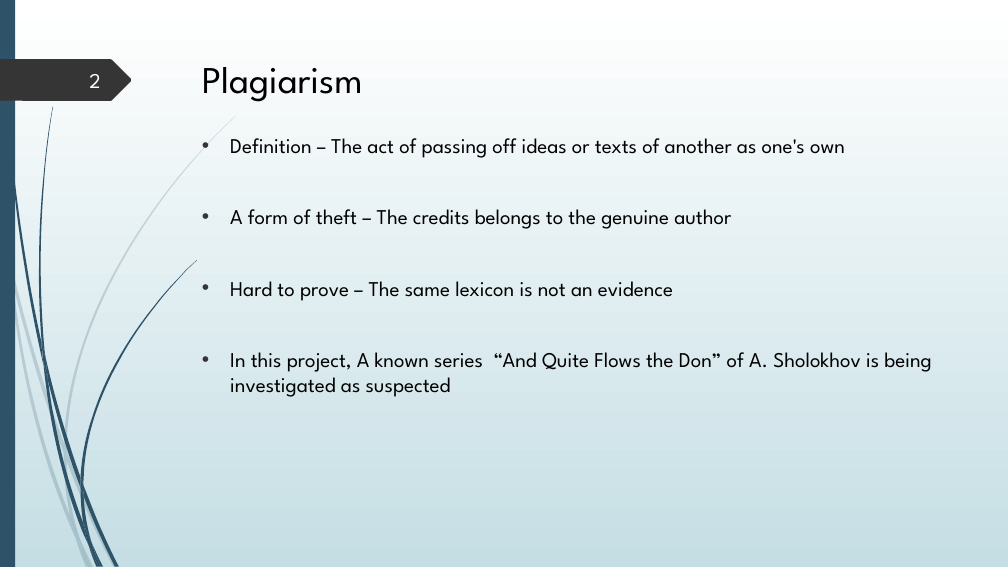
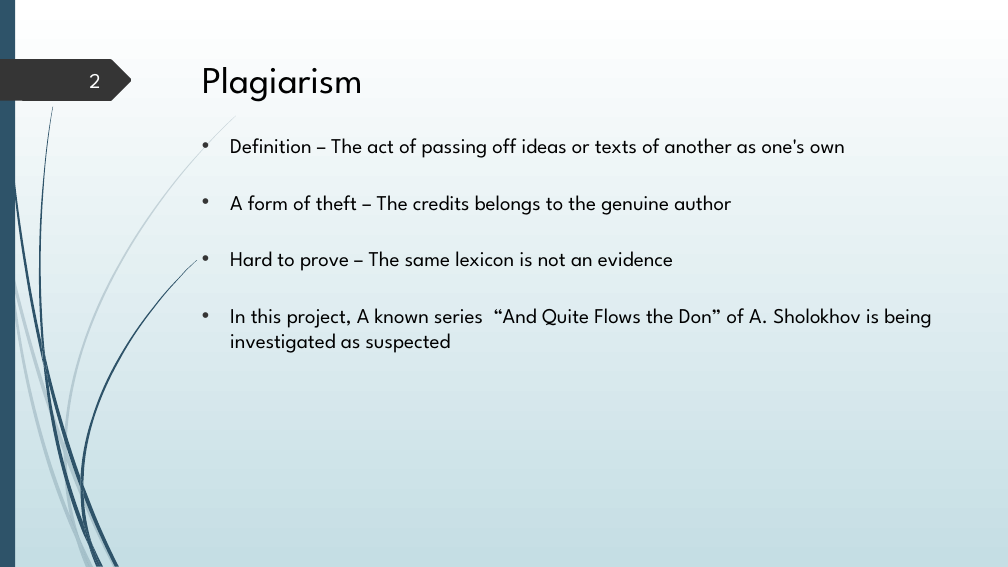
Before and after one commit to kmaltcev/NLP-BiLSTM-model, a slide deck: slide 2 of Capstone Project 21-2-R-13.pptx. Drawn at 1008x567 pixels with LibreOffice and Linux fonts; fonts in the diff are those of the drawing. Boxes give left, top, right and bottom in pixels: in the first picture for what was removed or moved away, otherwise in the second. Text is boxed around its words. In the diff, an @@ line names an element or a change of style, - is before the commit and + after.

```diff
--- a/Capstone Project 21-2-R-13.pptx
+++ b/Capstone Project 21-2-R-13.pptx
@@ text "Definition – The act of ..." at (x1=230, y1=138, x2=931, y2=353): more space between paragraphs @@
```
Also in this commit, not shown: 14 other slides changed, 9 other files.
